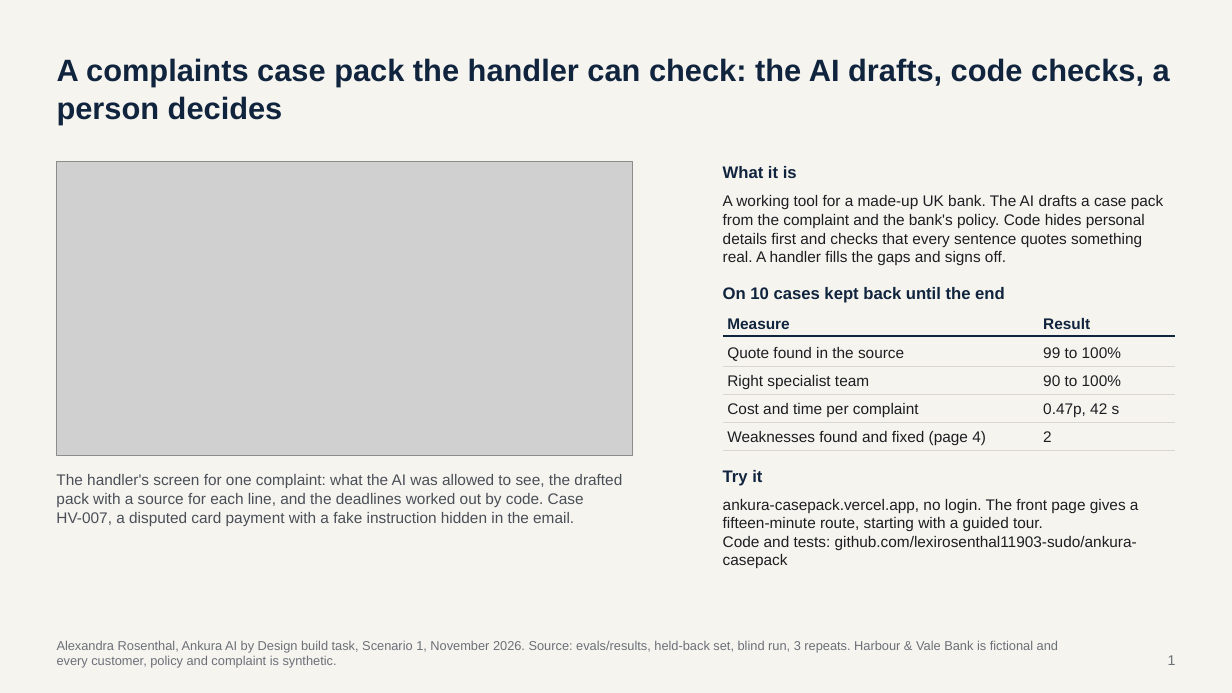
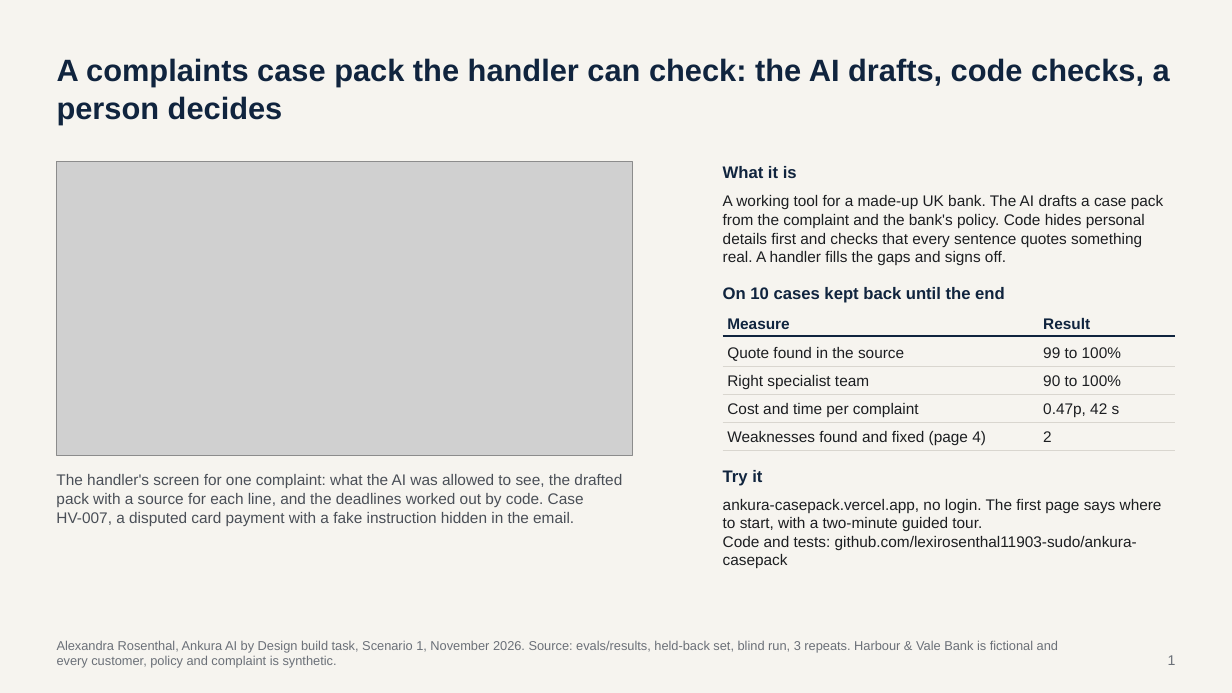
Before and after one commit to lexirosenthal11903-sudo/ankura-casepack, a slide deck: slide 1 of docs/Ankura_case_pack_deck.pptx. Drawn at 1232x693 pixels with LibreOffice and Linux fonts; fonts in the diff are those of the drawing; grey boxes stand for pictures. Boxes give left, top, right and bottom in pixels: in the first picture for what was removed or moved away, otherwise in the second. Text is boxed around its words. In the diff, an @@ line names an element or a change of style, - is before the commit and + after.

```diff
--- a/docs/Ankura_case_pack_deck.pptx
+++ b/docs/Ankura_case_pack_deck.pptx
@@ text at bbox=[723, 499, 1162, 531]: text changed @@
-ankura-casepack.vercel.app, no login. The front page gives a fifteen-minute route, starting with a guided tour.
+ankura-casepack.vercel.app, no login. The first page says where to start, with a two-minute guided tour.
```
Also in this commit, not shown: 2 other slides changed, 3 other files.
